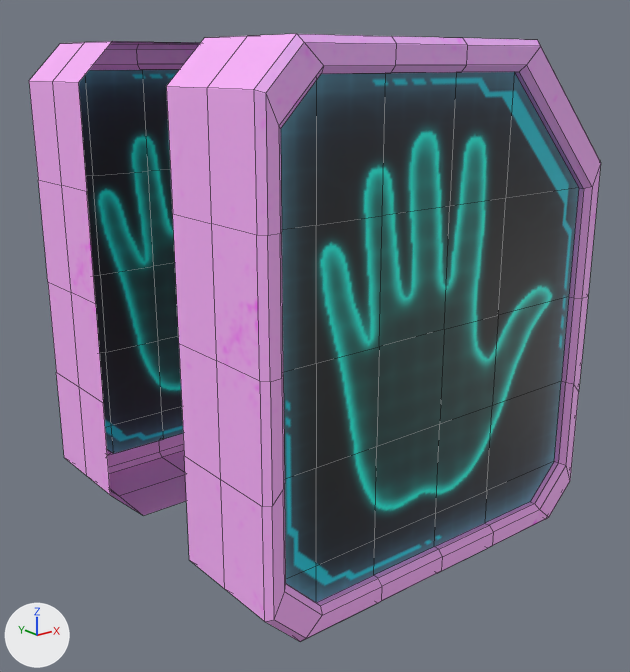
What one commit did to the FBX model Maya Project Files/Env/Exports/Doors/Switch_01_SM_low.fbx.
One viewpoint serves both versions: a 50 mm lens placed at (-0.678, -0.859, 0.327), pointed at (-0.006, -0.019, -0.009). The lights are fixed; the arrows at lower left show +X, +Y and +Z. Mesh edges are drawn as thin lines. Where no turn or scale is listed for an object, it has been applied to the vertices.

In view in the first picture: 'Base'.
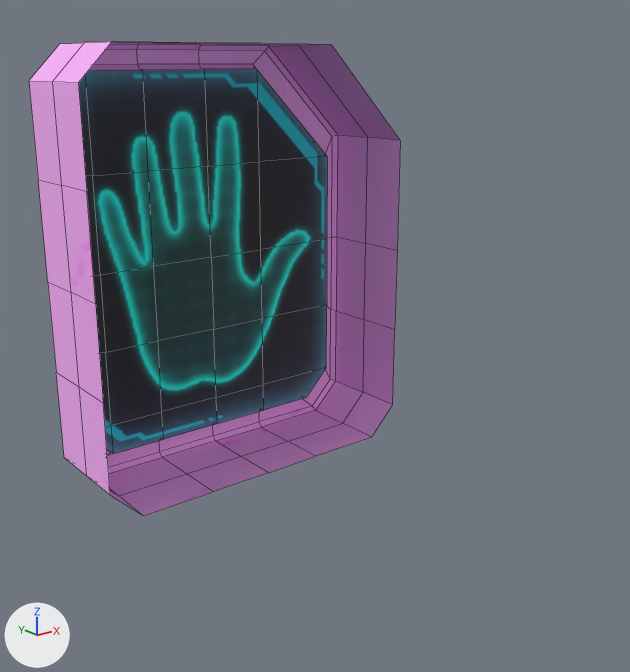
Pixel boxes [x1, y1, x2, y2] of what changed, in the pictures (630 x 672 px):
'Base', reshaped (35% narrower, 22% shorter): before [29, 34, 601, 642]; after [29, 41, 400, 516]
part 1 of me_mesh, deleted: before [166, 34, 601, 642]

Edits to the bpy script that builds the scene:
```text
Change me_mesh:
    where me_mesh.from_pydata(...)  # 284 vertices, 266 faces; spans x -0.25..0.25, y -0.25..0.25, z -0.25..0.35
    used by ob_base; location = (0.0, 0.0, 0.0)
    me_mesh part 1: the loose piece of 142 vertices spanning x -0.25..0.25, y -0.25..-0.098, z -0.25..0.35 is deleted
```
